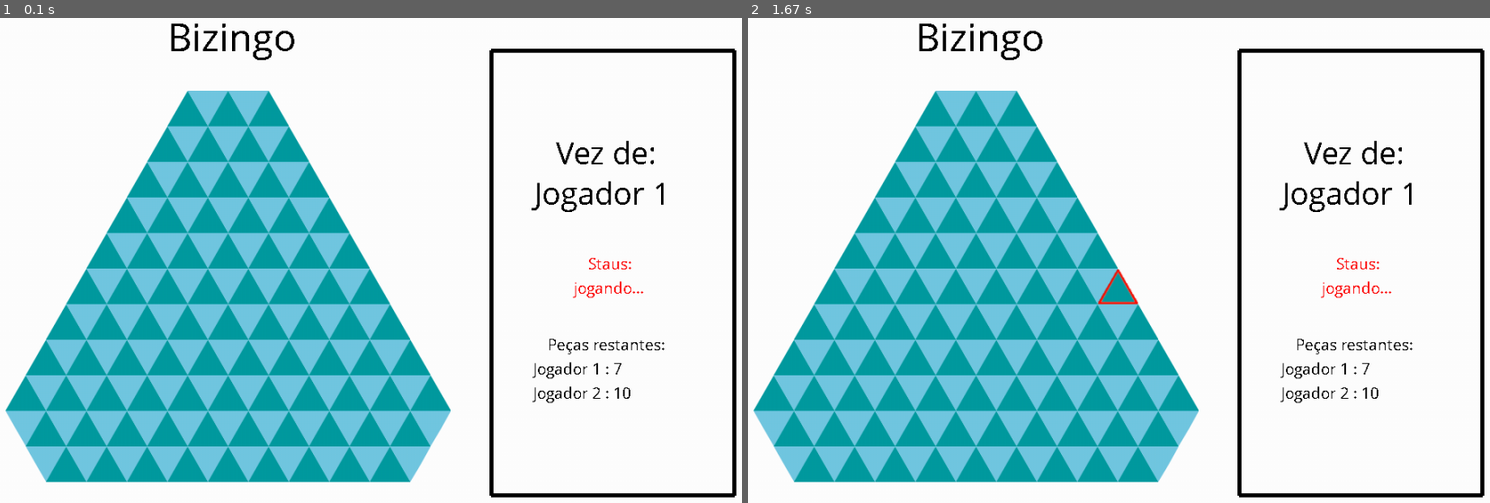
Above: before the commit, frames 1-2 (left to right).
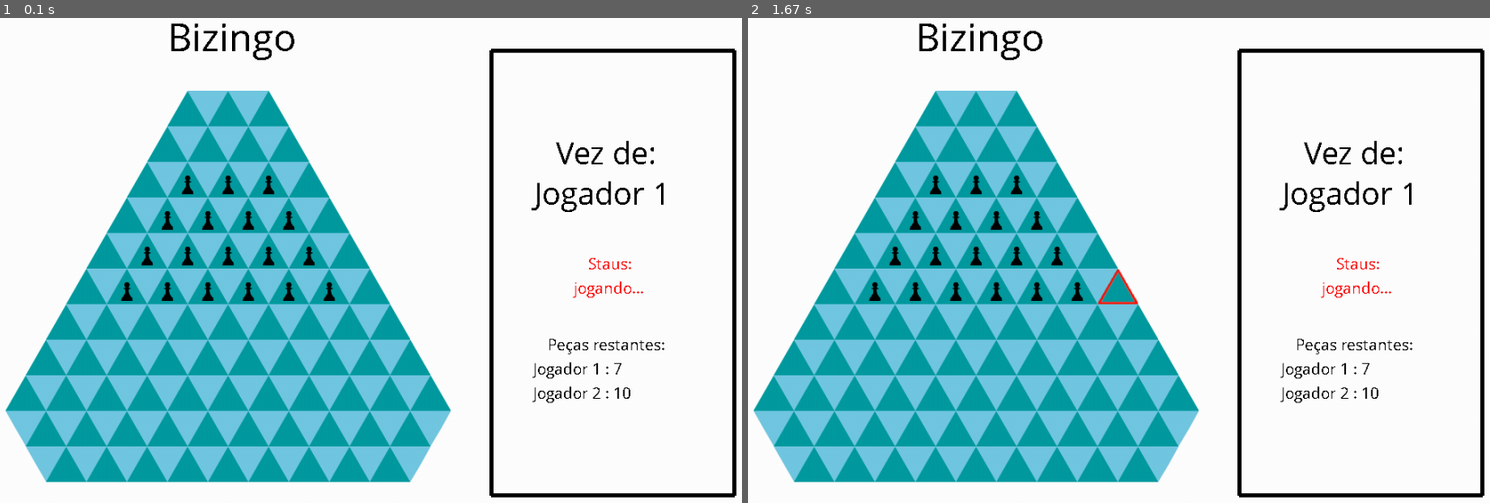
Above: after the commit, the same moments.

Repository: steph-cs/bizingo-pygame
Game: pygame game, started from Bizingo.py
Two runs of this game, one before a commit and one after it. Both use one fixed random seed, a clock stepped at 60 frames per second and the inputs below.
Inputs (mouse positions are in pixels of both pictures, inside the frame that each line leads up to):
- Up to frame 1 (0.1 s): no input
- Up to frame 2 (1.67 s): click (1119, 270) at 0.38 s

The runs differ from the first frame. In frame 1, 0.7% of the frame differs, in the area x 16-46%, y 32-59%; in frame 2, 0.7%.

Commit message:
Add files via upload

Diff:
--- a/Bizingo.py
+++ b/Bizingo.py
@@ -11,15 +11,20 @@
         pg.display.set_caption("Bizingo")
         self._t1 = pg.image.load('imgs/t1.png')
         self._t2 = pg.image.load('imgs/t2.png')
-        self.peca_t2 = pg.image.load('imgs/area_selecionada 50x44.png')
-        self.peca_t1 = pg.image.load('imgs/area_selecionada(1) 50x44.png')
+
+        self.area_t2 = pg.image.load('imgs/area_selecionada 50x44.png')
+        self.area_t1 = pg.image.load('imgs/area_selecionada(1) 50x44.png')
+
+        self.peca_t1 = pg.image.load('imgs/peca_preta 50x44.png')
+        self.peca_t2 = pg.image.load('imgs/peca_branca 50x44.png')
+
         self._area_selecionada = False
         self._tabuleiro = []
 
 
     def point_collide(self, point):
         for linha in self._tabuleiro:
-            peca = self.peca_t2
+            peca = self.area_t2
             triangulo = self._t2
             for i in linha:
                 rect = i
@@ -48,10 +53,10 @@
                             return rect
                 if triangulo == self._t2:
                     triangulo = self._t1
-                    peca = self.peca_t1
+                    peca = self.area_t1
                 else:
                     triangulo = self._t2
-                    peca = self.peca_t2
+                    peca = self.area_t2
 
     def clear(self):
         self._tela.fill((255, 255, 255))
@@ -133,6 +138,7 @@
                 triangulos -= 2
             else:
                 triangulos += 2
+        self.pecas_iniciais()
 
     def iniciarJogo(self):
         self._tela.fill((255, 255, 255))
@@ -150,6 +156,23 @@
 
             pg.display.flip()
 
+    def pecas_iniciais(self):
+        for p in range(2):
+            if p == 0:
+                #pretas
+                peca= self.peca_t1
+                x_i = 2
+                x_f = 6
+                for i in range(2,6):
+                    for c in range(len(self._tabuleiro[i])):
+                        rect = self._tabuleiro[i][c]
+                        if x_i<=c<=x_f and c%2 == 0:
+                            self._tela.blit(peca, (rect.x,rect.y ))
+                    x_f += 2
+
+            else:
+                pass
+
 
 
 Bizingo().iniciarJogo()
